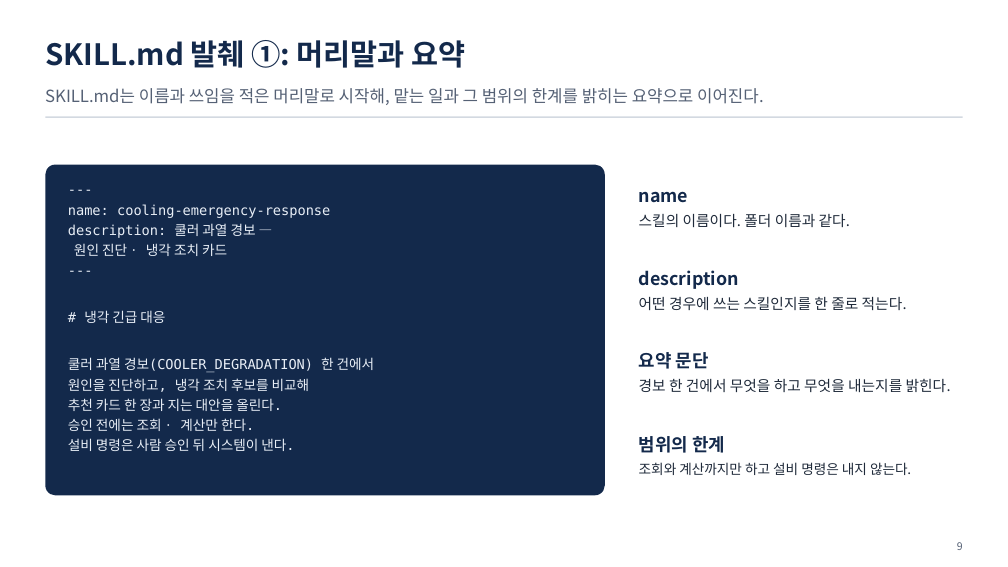
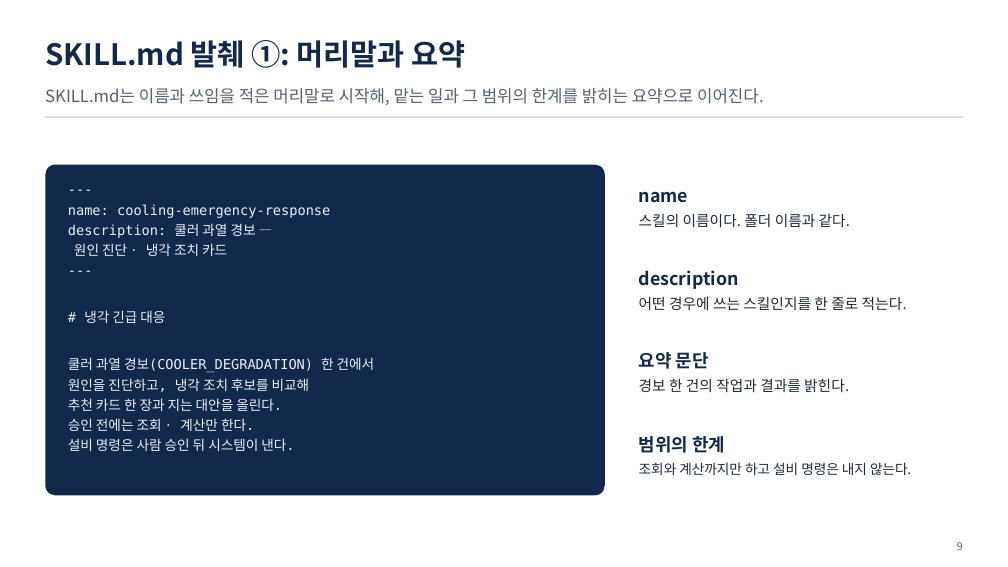
Before and after one commit to uengine-oss/hyd-iot-edu, a slide deck: slide 9 of workspace/강의제작/산출물/통합반/이론/06회차/통합반_06일차.pptx. Drawn at 1008x567 pixels with LibreOffice and Linux fonts; fonts in the diff are those of the drawing. Boxes give left, top, right and bottom in pixels: in the first picture for what was removed or moved away, otherwise in the second. Text is boxed around its words. In the diff, an @@ line names an element or a change of style, - is before the commit and + after.

```diff
--- a/workspace/강의제작/산출물/통합반/이론/06회차/통합반_06일차.pptx
+++ b/workspace/강의제작/산출물/통합반/이론/06회차/통합반_06일차.pptx
@@ text at (639, 379, 849, 392): text changed @@
-경보 한 건에서 무엇을 하고 무엇을 내는지를 밝힌다.
+경보 한 건의 작업과 결과를 밝힌다.
```
Also in this commit, not shown: 3 other slides changed, 3 other files.
